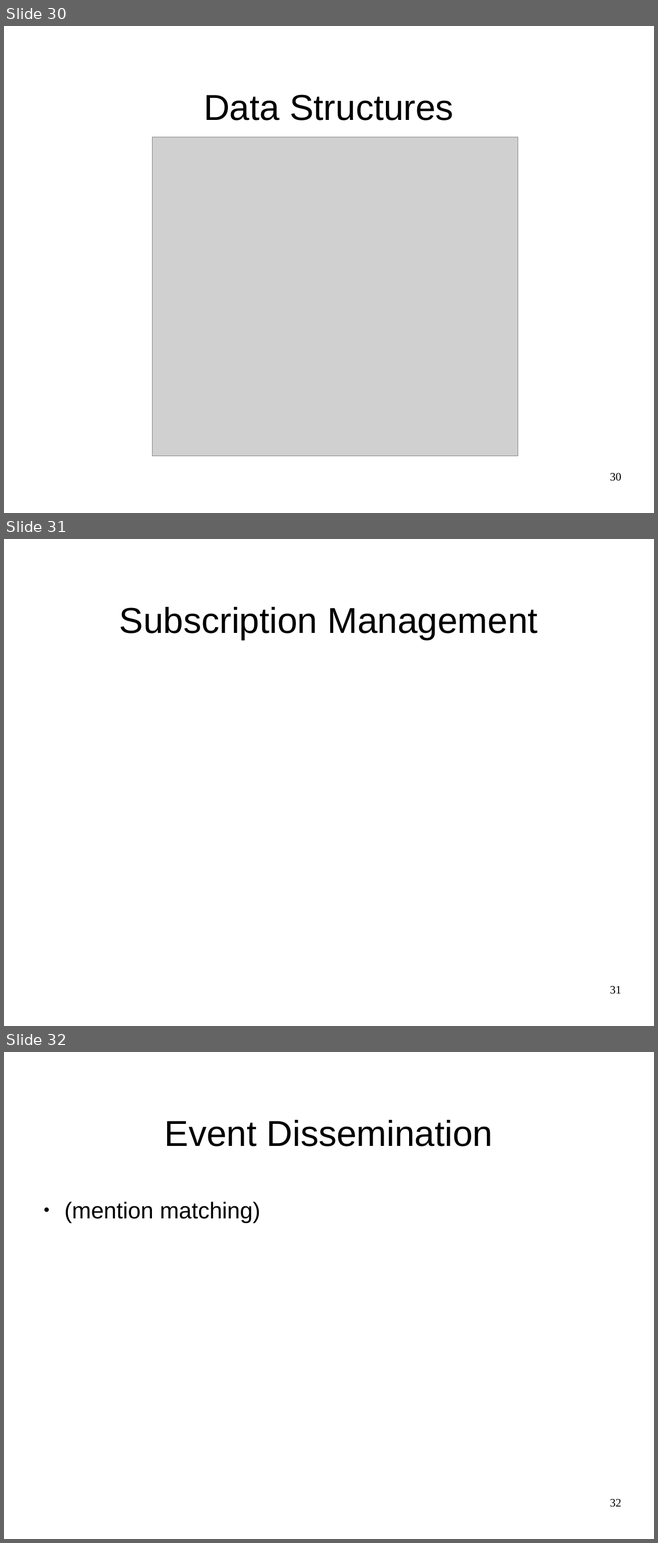
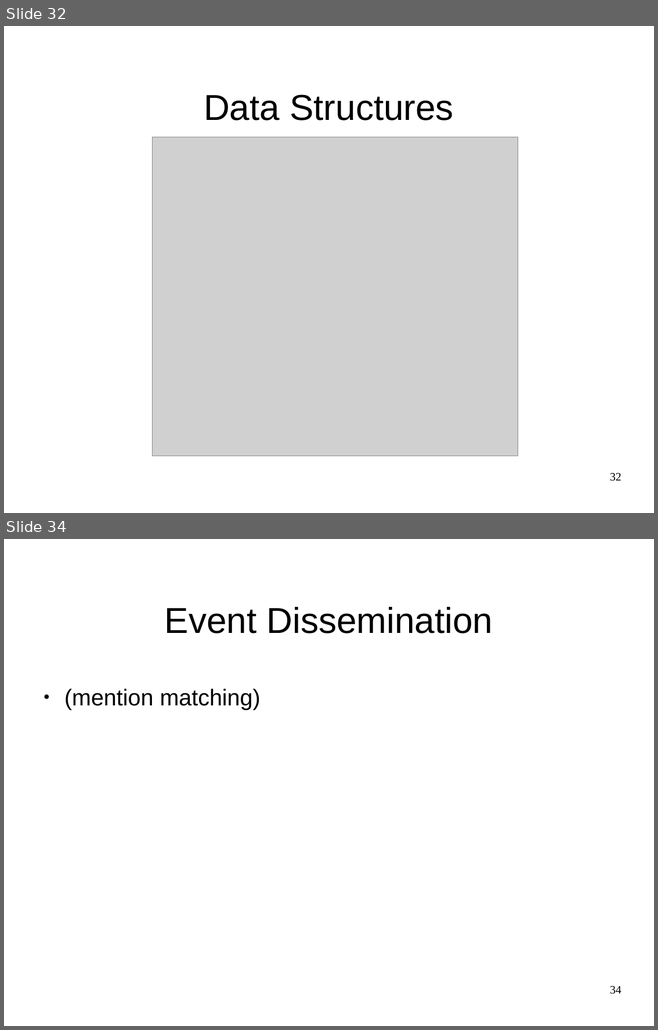
Before and after one commit to JGAntunes/pulsarcast, a slide deck: project-report/presentation.odp. Shown one above the other, each under a label of ours: slides 30, 31 and 32 before the commit, slides 32 and 34 after it; the slides between them are not shown. The pictures are 658x1543 and 658x1030 pixels, drawn with LibreOffice and Linux fonts; fonts in the diff are those of the drawing; grey boxes stand for pictures; background and template pictures are left out. Boxes give left, top, right and bottom in pixels: in the first picture for what was removed or moved away, otherwise in the second. Text is boxed around its words. In the diff, an @@ line names an element or a change of style, - is before the commit and + after.

```diff
--- a/project-report/presentation.odp
+++ b/project-report/presentation.odp
@@ slide 31 removed at (4,539,654,1026), background #FFFFFF @@
@@ title removed at (119,607,538,640) @@
-Subscription Management
@@ page number removed at (610,986,621,994) @@
-31
@@ what was slide 30 is now slide 32 @@
@@ page number at (610,473,621,481): text changed @@
-30
+32
@@ what was slide 32 is now slide 34 @@
@@ page number at (610,986,621,994): text changed @@
-32
+34
```
Also in this commit, not shown: 3 slides changed, 3 slides added, 1 other file.
